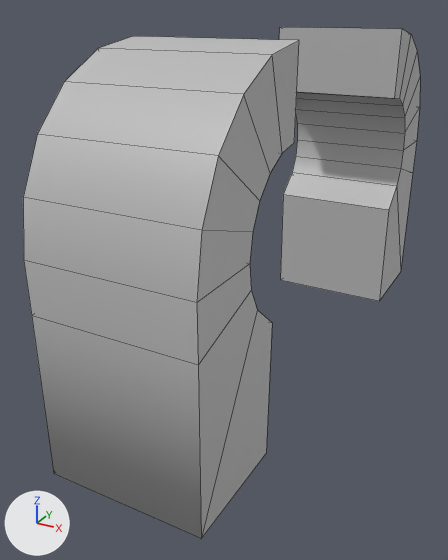
The FBX model Assets/stage/Takumi/Stage3Dmodel/Door/Door.fbx, before and after one commit.
The view is the same before and after, from a 50 mm camera at (0.0175, -0.0403, 0.0349) aimed at (-0.003, -0.0032, 0.0163). The axes (+X, +Y, +Z) are drawn at lower left. The lights are the same throughout. Both versions are drawn at frame 15 of the action 'Take 001'; the numbers are the values there. Mesh edges are drawn as thin lines.

The older version as bpy lines, for what is in view:
```python
me_mesh = bpy.data.meshes.new('Mesh')
me_mesh.from_pydata(...)  # 36 vertices, 34 faces; spans x -1.0..0.0, y -0.5..0.5, z -1.0..1.35
me_mesh.materials.append(mat_lambert1)  # grey #bcbcbc
me_mesh_001 = bpy.data.meshes.new('Mesh.001')
me_mesh_001.from_pydata(...)  # 36 vertices, 34 faces; spans x -1.0..0.0, y -0.5..0.5, z -1.0..1.35
me_mesh_001.materials.append(mat_lambert1)  # grey #bcbcbc
ob_ppipe1 = bpy.data.objects.new('pPipe1', me_mesh)
ob_ppipe1.location = (0.0, -0.01, 0.0234)
ob_ppipe1.rotation_euler = (3.142, 0.0, 1.571)  # degrees (180, 0, 90)
ob_ppipe1.scale = (0.01, 0.01, 0.01)
ob_ppipe2 = bpy.data.objects.new('pPipe2', me_mesh_001)
ob_ppipe2.location = (0.0, 0.01, 0.0234)
ob_ppipe2.rotation_euler = (3.142, 0.0, 1.571)  # degrees (180, 0, 90)
ob_ppipe2.scale = (-0.01, 0.01, 0.01)
```
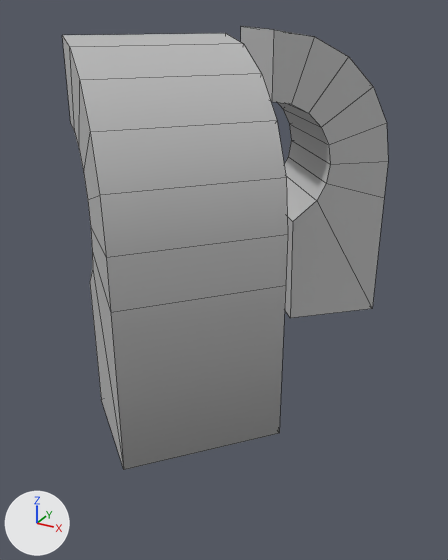
Pixel boxes (x1, y1, x2, y2) of what changed, in the pictures (448 x 560 px):
'pPipe1', moved, turned, rescaled: before (23, 36, 299, 539); after (62, 33, 288, 470)
'pPipe2', moved, turned, rescaled: before (279, 27, 420, 301); after (241, 26, 388, 318)

What changed in the scene script:
```text
Change ob_ppipe1:
    ob_ppipe1.scale: (0.01, 0.01, 0.01) -> (1.0, 1.0, 1.0)
    add ob_ppipe1.parent = ob_group1
    ob_ppipe1.location: (0.0, -0.01, 0.0234) -> (-0.523, 1.274, -1.017)
    ob_ppipe1.rotation_euler: (3.142, 0.0, 1.571) -> (1.571, 1.571, 0.0)  # degrees (180, 0, 90) -> degrees (90, 90, 0)
Change ob_ppipe2:
    ob_ppipe2.scale: (-0.01, 0.01, 0.01) -> (1.0, 1.0, 1.0)
    add ob_ppipe2.parent = ob_group1_001
    ob_ppipe2.location: (0.0, 0.01, 0.0234) -> (-0.523, 1.274, -1.017)
    ob_ppipe2.rotation_euler: (3.142, 0.0, 1.571) -> (1.571, 1.571, 0.0)  # degrees (180, 0, 90) -> degrees (90, 90, 0)
Add ob_group1_001:
    ob_group1_001 = bpy.data.objects.new('group1.001', None)
    ob_group1_001.parent = ob_group3
    ob_group1_001.location = (0.523, 1.07, 1.017)
    ob_group1_001.rotation_euler = (0.0, 0.851, 0.0)  # degrees (0, 49, 0)
Add ob_group3:
    ob_group3 = bpy.data.objects.new('group3', None)
    ob_group3.location = (0.0, 0.0, 0.0)
    ob_group3.rotation_euler = (-1.571, 0.0, -3.142)  # degrees (-90, 0, -180)
    ob_group3.scale = (-0.01, -0.01, -0.01)
Add ob_group1:
    ob_group1 = bpy.data.objects.new('group1', None)
    ob_group1.parent = ob_group2
    ob_group1.location = (0.523, 1.07, 1.017)
    ob_group1.rotation_euler = (0.0, 0.851, 0.0)  # degrees (0, 49, 0)
Add ob_group2:
    ob_group2 = bpy.data.objects.new('group2', None)
    ob_group2.location = (0.0, 0.0, 0.0)
    ob_group2.rotation_euler = (1.571, 0.0, 0.0)  # degrees (90, 0, 0)
    ob_group2.scale = (0.01, 0.01, 0.01)
```
